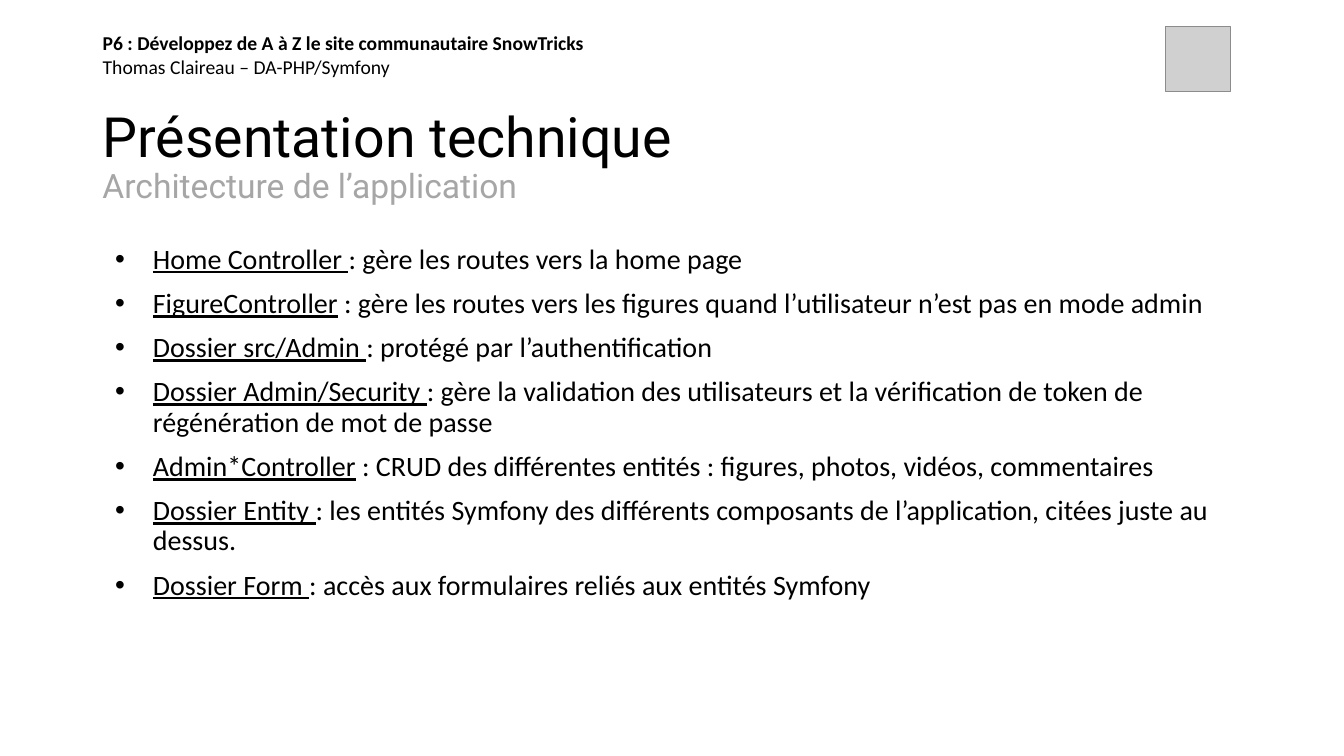
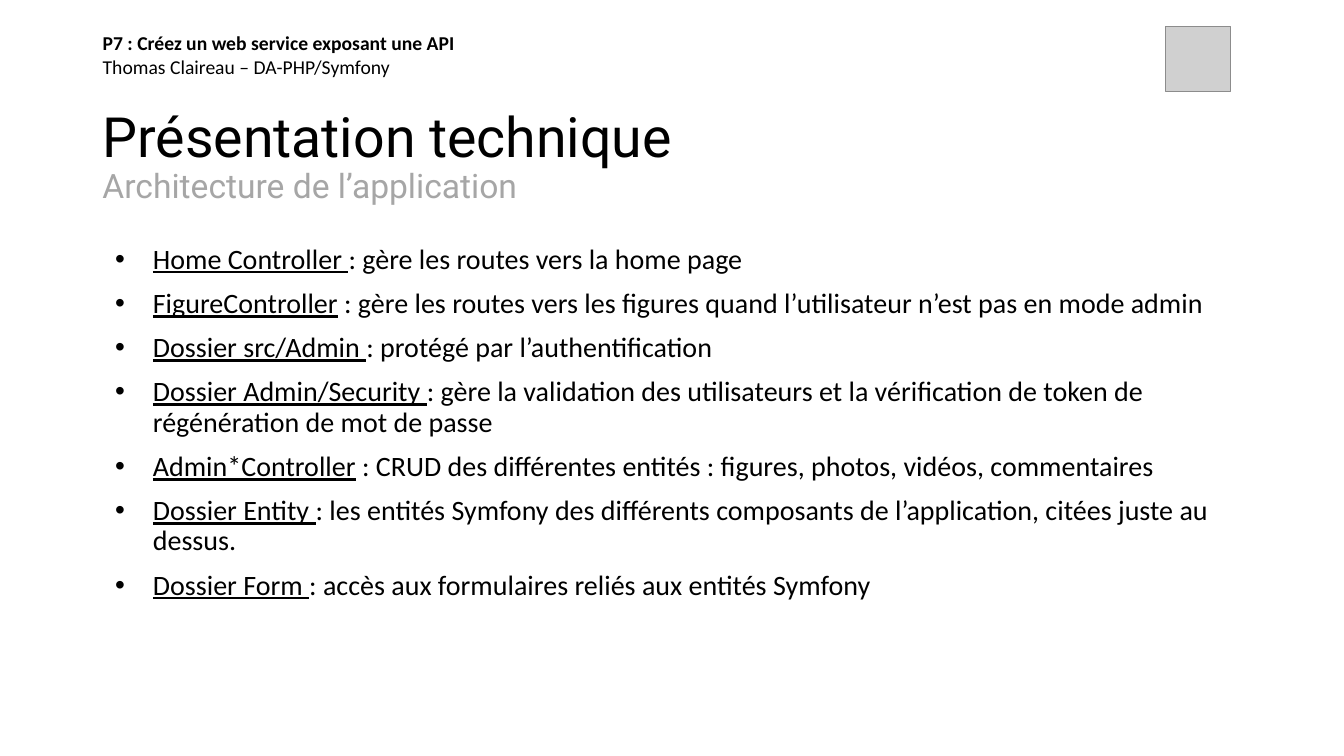
Before and after one commit to thomas-claireau/PHP-P7-Openclassrooms, a slide deck: slide 8 of P7_claireau_thomas/présentation-p7-php-openclassrooms.pptx (slide 12 before the commit). Drawn at 1344x756 pixels with LibreOffice and Linux fonts; fonts in the diff are those of the drawing; grey boxes stand for pictures. Boxes give left, top, right and bottom in pixels: in the first picture for what was removed or moved away, otherwise in the second. Text is boxed around its words. In the diff, an @@ line names an element or a change of style, - is before the commit and + after.

```diff
--- a/P7_claireau_thomas/présentation-p7-php-openclassrooms.pptx
+++ b/P7_claireau_thomas/présentation-p7-php-openclassrooms.pptx
@@ text at <box>103,36,455,77</box>: text changed @@
-P6 : Développez de A à Z le site communautaire SnowTricks
-Thomas Claireau – DA-PHP/Symfony
+P7 : Créez un web service exposant une API
+Thomas Claireau – DA-PHP/Symfony
```
Also in this commit, not shown: 9 other slides changed, 4 slides removed.
